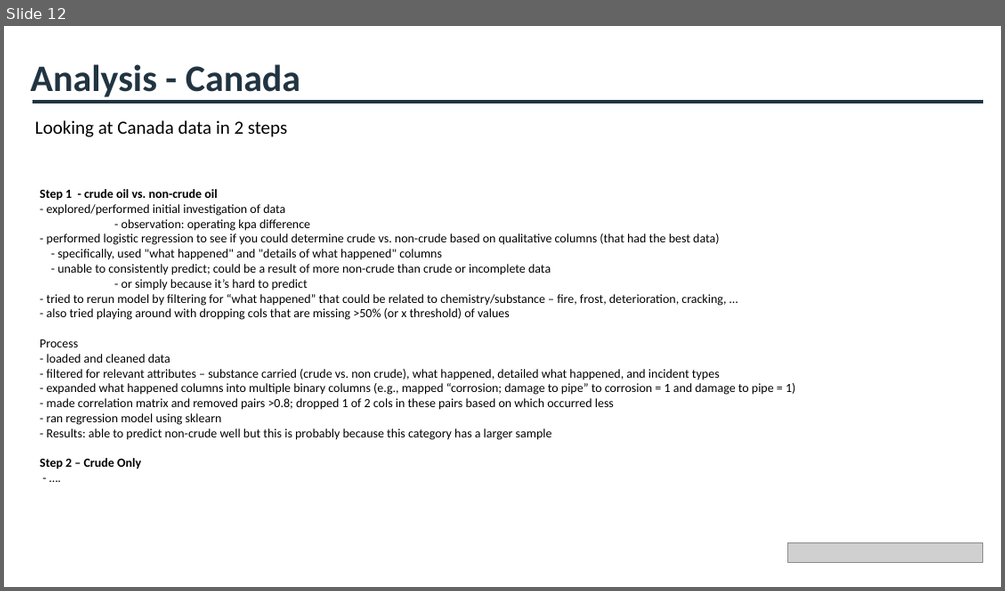
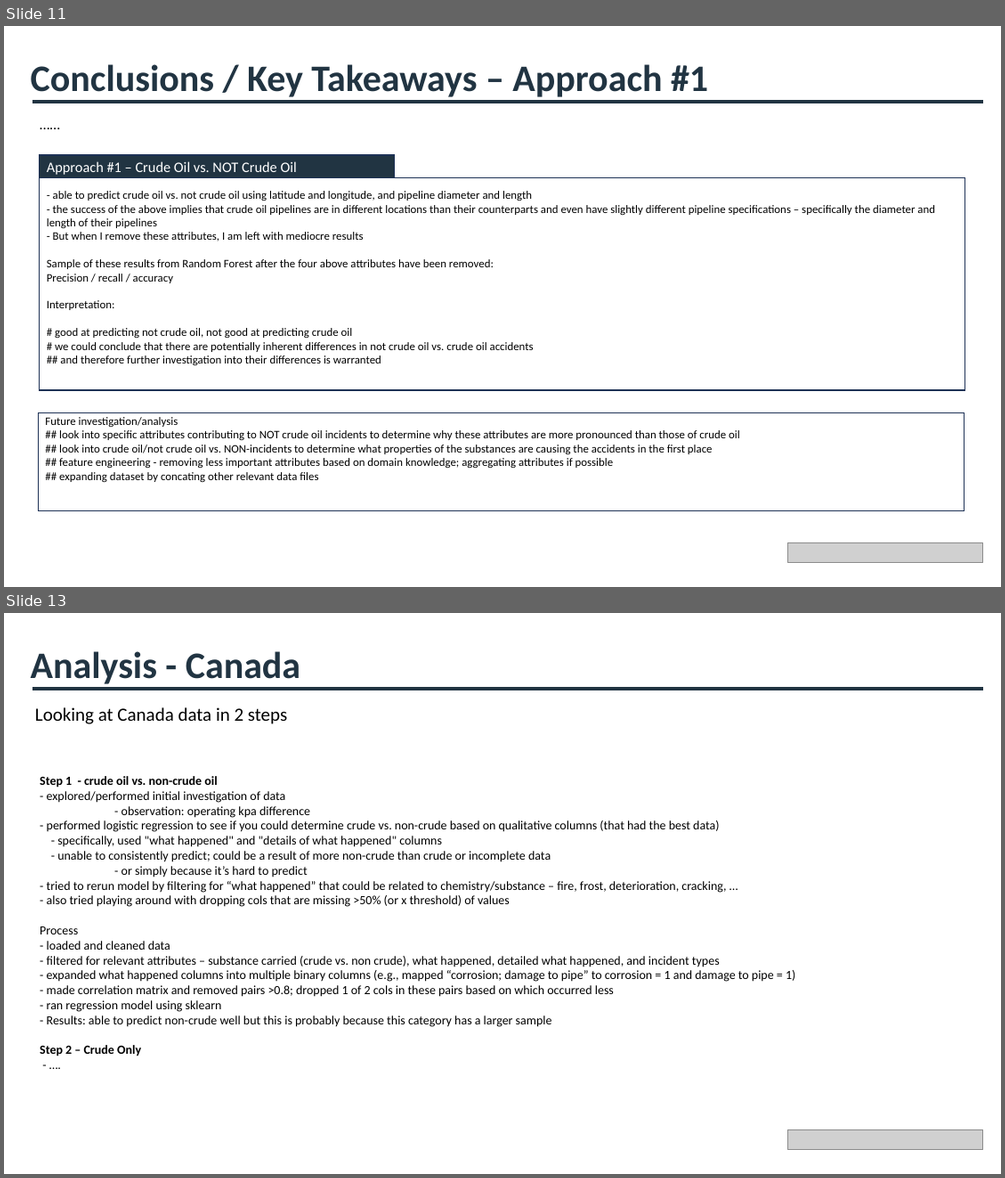
Before and after one commit to cameronmackinnon/crude_oil_accidents, a slide deck: presentations/Pipeline Accidents Presentation v0.pptx. Shown one above the other, each under a label of ours: slide 12 before the commit, slides 11 and 13 after it; the slides between them are not shown. The pictures are 1005x591 and 1005x1178 pixels, drawn with LibreOffice and Linux fonts; fonts in the diff are those of the drawing; grey boxes stand for pictures. Boxes give left, top, right and bottom in pixels: in the first picture for what was removed or moved away, otherwise in the second. Text is boxed around its words. In the diff, an @@ line names an element or a change of style, - is before the commit and + after.

```diff
--- a/presentations/Pipeline Accidents Presentation v0.pptx
+++ b/presentations/Pipeline Accidents Presentation v0.pptx
@@ slide 11 added at [4, 26, 1001, 587], background #FFFFFF @@
@@ text added at [31, 64, 708, 97], 36 pt, text #213442, bold @@
+Conclusions / Key Takeaways – Approach #1
@@ line added from (32, 102) to (983, 102), #213442 3 pt @@
@@ text added at [32, 112, 966, 137], 14 pt, text #000000 @@
+……
@@ rectangle added at [39, 155, 395, 178], fill #213442, outline #1E3256 1 pt, 14 pt, text #FFFFFF @@
+Approach #1 – Crude Oil vs. NOT Crude Oil
@@ rectangle added at [39, 178, 966, 390], outline #1E3256 1 pt, 11 pt, text #000000 @@
+- able to predict crude oil vs. not crude oil using latitude and longitude, and pipeline diameter and length
+- the success of the above implies that crude oil pipelines are in different locations than their counterparts and even have slightly different pipeline specifications – specifically the diameter and length of their pipelines
+- But when I remove these attributes, I am left with mediocre results
+Sample of these results from Random Forest after the four above attributes have been removed:
+Precision / recall / accuracy
+Interpretation:
+# good at predicting not crude oil, not good at predicting crude oil
+# we could conclude that there are potentially inherent differences in not crude oil vs. crude oil accidents
+## and therefore further investigation into their differences is warranted
@@ rectangle added at [38, 413, 964, 510], outline #1E3256 1 pt, 11 pt, text #000000 @@
+Future investigation/analysis
+## look into specific attributes contributing to NOT crude oil incidents to determine why these attributes are more pronounced than those of crude oil
+## look into crude oil/not crude oil vs. NON-incidents to determine what properties of the substances are causing the accidents in the first place
+## feature engineering - removing less important attributes based on domain knowledge; aggregating attributes if possible
+## expanding dataset by concating other relevant data files
@@ picture added at [788, 542, 984, 562] @@
@@ what was slide 12 is now slide 13 @@
```
Also in this commit, not shown: 4 slides changed, 7 other slides added, 7 slides removed, 3 other files.
